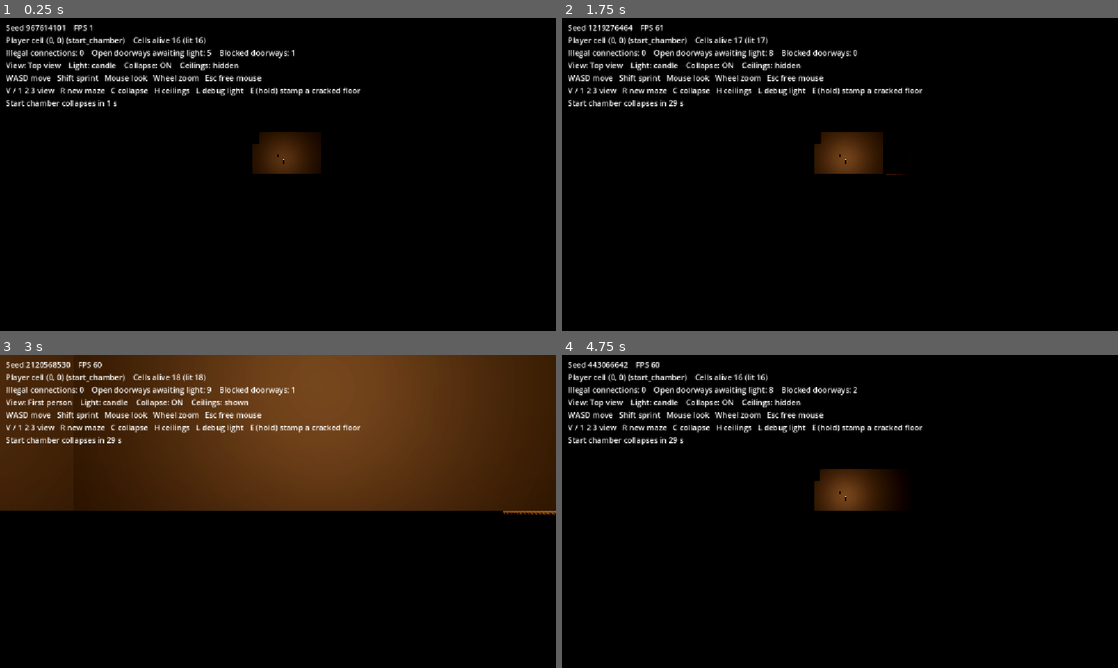
Above: before the commit, frames 1-4 (two rows, left to right).
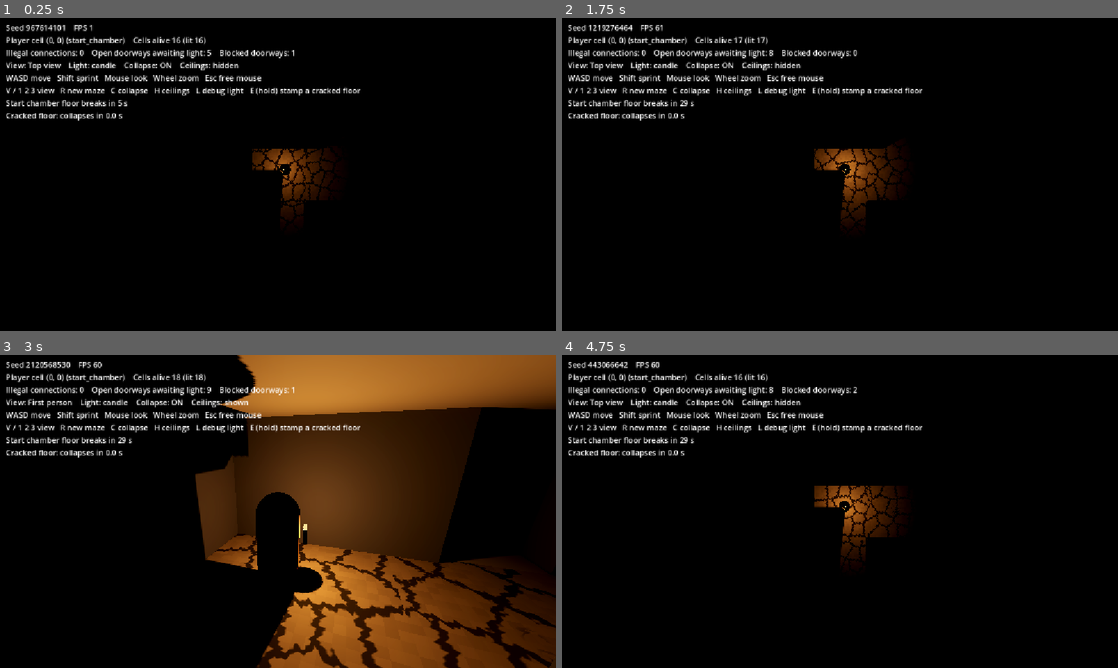
Above: after the commit, the same moments.

Repository: BrianA1995/Ember_and_Bone
Game: Godot game, scene res://debug/start_collapse_test.tscn
Two runs of this game, one before a commit and one after it. Both use one fixed random seed, a clock stepped at 60 frames per second and the inputs below. This scene is started directly instead of the project's main scene.
Inputs (mouse positions are in pixels of both pictures, inside the frame that each line leads up to):
- Up to frame 1 (0.25 s): no input
- Up to frame 2 (1.75 s): tap Enter at 0.5 s; move the mouse to (962, 158) at 0.52 s; hold D (move_right) 0.53-1.25 s; tap R at 0.6 s; click (962, 158) at 0.67 s; tap Space at 1.25 s; drag from (728, 190) to (812, 237) at 1.27 s
- Up to frame 3 (3 s): tap Enter at 2 s; move the mouse to (333, 442) at 2.02 s; hold D (move_right) 2.03-2.78 s; hold 3 (camera_first) 2.03-2.78 s; tap R at 2.3 s; tap Space at 2.75 s; move the mouse to (272, 517) at 2.77 s; hold W (move_forward) from 2.78 s (still down); tap 2 (camera_third) at 2.85 s; click (272, 517) at 2.92 s
- Up to frame 4 (4.75 s): tap R at 3.05, 3.8 s; move the mouse to (878, 514) at 3.52 s; hold 1 (camera_top) 3.53-4.25 s; release W (move_forward) at 4.25 s; tap Enter at 4.25 s; drag from (673, 464) to (756, 433) at 4.27 s

The runs differ from the first frame. In frame 1, 2.5% of the frame differs, in the area x 1-60%, y 26-65%; in frame 2, 2.9%; in frame 3, 65%, in the area x 0-100%, y 0-100%; in frame 4, 2.9%.
Error before the commit: Invalid type in function '_cracked' in base 'Node (start_collapse_test.gd)'. The Object-derived class of argument 1 (previously freed) is not a subclass of the…
Error after the commit: Invalid type in function '_spread' in base 'Node (start_collapse_test.gd)'. The Object-derived class of argument 1 (previously freed) is not a subclass of the …

Commit message:
Start floor cracked from the start, breaks when cracks finish; falls land in a new room
Remove the cracked-floor shake. The start chamber floor is cracked at the start, the cracks
spread over 30 s and the whole floor drops. A body that falls now wakes in a safe plain room
far away instead of back in the start room.

Co-Authored-By: Claude Sonnet 5.5 <noreply@anthropic.com>

Diff:
--- a/debug/debug_overlay.gd
+++ b/debug/debug_overlay.gd
@@ -67,15 +67,13 @@
 		"V / 1 2 3 view   R new maze   C collapse   H ceilings   L debug light   E (hold) stamp a cracked floor",
 	]
 	var start := _manager.start_collapse
-	if start and start.phase == StartCollapse.Phase.WAITING:
-		lines.append("Start chamber collapses in %.0f s" % start.seconds_left())
-	elif start and start.phase != StartCollapse.Phase.DONE:
-		lines.append("THE START CHAMBER IS COLLAPSING")
+	if start and start.phase == StartCollapse.Phase.SPREADING:
+		lines.append("Start chamber floor breaks in %.0f s" % start.seconds_left())
 	var floor_line := _floor_line(player)
 	if not floor_line.is_empty():
 		lines.append(floor_line)
 	if _fell_message_left > 0.0:
-		lines.append("YOU FELL: the floor gave way. Back to the start.")
+		lines.append("YOU FELL: the floor gave way. You wake somewhere else.")
 	if not report.problems.is_empty():
 		lines.append("PROBLEM: " + report.problems[0])
 	return lines
--- a/debug/start_collapse_test.gd
+++ b/debug/start_collapse_test.gd
@@ -1,10 +1,11 @@
 extends Node
-## Plays the real game scene and checks that the start chamber's floor gives way on time:
-## plain floor before the delay, cracks across every tile, then every tile gone, and that
-## a new maze starts the countdown again.
+## Plays the real game scene and checks the start chamber: its floor is cracked from the
+## start, the cracks spread over the delay (standing on it changes nothing), the whole floor
+## then drops at once, a new maze starts the countdown again, and a body that falls lands in
+## a safe new room far away.
 ## Run debug/start_collapse_test.tscn and read the output for "START COLLAPSE TEST".
 
-const DELAY := 1.0
+const DELAY := 5.0
 
 var _failures := 0
 
@@ -14,29 +15,58 @@
 	add_child(game)
 	await get_tree().physics_frame
 	var manager: MazeManager = game.get_node("MazeManager")
-	# The player only stands in for the light; it must not fall or crack anything.
+	# The player stands in the room (and so is a body a tile could react to), but its own
+	# physics are off so it stays put and can't fall.
 	var player: Player = game.get_node("Player")
-	player.remove_from_group("players")
 	player.set_physics_process(false)
 	manager.start_collapse.delay = DELAY
 	await _wait(0.3)
 	var room := manager.view.room_at(Vector2i.ZERO)
 	_check("the start room has eight floor tiles", _tiles(room).size() == 8, "%d" % _tiles(room).size())
-	_check("they are plain floor at first", _cracked(room).is_empty(), "%d cracked" % _cracked(room).size())
+	_check("the floor is cracked from the start", _cracked(room).size() == 8, "%d cracked" % _cracked(room).size())
+	_check("and none has dropped", _gone(room) == 0, "%d gone" % _gone(room))
 	_check("the overlay can read the time left", manager.start_collapse.seconds_left() > 0.0, "")
-	await _wait(DELAY + 1.5)
-	_check("then every tile is cracked", _cracked(room).size() == 8, "%d cracked" % _cracked(room).size())
-	_check("and none has dropped yet", _gone(room) == 0, "%d gone" % _gone(room))
-	await _wait(0.5 * 8 + 1.5)
-	_check("then every tile has dropped", _gone(room) == 8, "%d gone" % _gone(room))
+	await _wait(DELAY * 0.5)
+	var spread := _spread(room)
+	_check("halfway, the cracks are about halfway across", absf(spread - 0.5) < 0.15, "%.2f" % spread)
+	_check("standing on the floor for longer than a normal tile allows breaks nothing", _gone(room) == 0, "%d gone" % _gone(room))
+	await _wait(DELAY * 0.5 + 0.5)
+	_check("then every tile drops", _gone(room) == 8, "%d gone" % _gone(room))
 	_check("and the countdown is done", manager.start_collapse.phase == StartCollapse.Phase.DONE, "")
+	# Now the floor is gone: the body falls, and wakes somewhere else.
+	player.set_physics_process(true)
+	await _wait(5.0)
+	var cell := RoomDefs.world_to_cell(player.global_position)
+	_check("a body that falls wakes far from the start room", maxi(absi(cell.x), absi(cell.y)) >= manager.landing_distance - 1, "now in cell %s" % cell)
+	_check("standing on the floor of its new room", absf(player.global_position.y - 0.8) < 0.05 and not player.get("_falling"), "height %.2f" % player.global_position.y)
+	await _landing_is_safe_and_far(manager)
 	manager.restart()
 	await _wait(0.3)
 	var fresh := manager.view.room_at(Vector2i.ZERO)
-	_check("a new maze has a new start room with plain floor", fresh != room and _cracked(fresh).is_empty(), "")
-	_check("and the countdown starts again", manager.start_collapse.phase == StartCollapse.Phase.WAITING, "")
+	_check("a new maze has a new start room, cracked and intact", fresh != room and _cracked(fresh).size() == 8 and _gone(fresh) == 0, "")
+	_check("and the countdown starts again", manager.start_collapse.phase == StartCollapse.Phase.SPREADING, "")
 	print("START COLLAPSE TEST: %s" % ("PASS" if _failures == 0 else "FAIL (%d)" % _failures))
 	get_tree().quit(0 if _failures == 0 else 1)
+
+
+## A fall lands the body in a plain, uncracked room, well away from where it fell.
+func _landing_is_safe_and_far(manager: MazeManager) -> void:
+	var bad := 0
+	var near := 0
+	for trial in 20:
+		manager.restart()
+		await _wait(0.1)
+		var from := Vector3(randi_range(-6, 6) * 4.0, 0.0, randi_range(-6, 6) * 4.0)
+		var spot := manager.landing_point(from)
+		var cell := RoomDefs.world_to_cell(spot)
+		var data := manager.grid.get_cell(cell)
+		var distance := maxi(absi(cell.x - RoomDefs.world_to_cell(from).x), absi(cell.y - RoomDefs.world_to_cell(from).y))
+		if data.is_empty() or data.cracked or RoomDefs.is_special(data.piece):
+			bad += 1
+		if distance < manager.landing_distance - 1:
+			near += 1
+	_check("a landing room is always a plain, uncracked room", bad == 0, "%d of 20 were not" % bad)
+	_check("and well away from where the body fell", near == 0, "%d of 20 were close" % near)
 
 
 func _tiles(room: Node3D) -> Array[Node]:
@@ -51,6 +81,11 @@
 	return _cracked(room).filter(func(tile: Node) -> bool: return not (tile as CrackedFloor).is_intact()).size()
 
 
+func _spread(room: Node3D) -> float:
+	var tile := _cracked(room)[0] as CrackedFloor
+	return tile.crack_spread()
+
+
 func _wait(seconds: float) -> void:
 	for i in roundi(seconds * Engine.physics_ticks_per_second):
 		await get_tree().physics_frame
--- a/hazards/cracked_floor.gd
+++ b/hazards/cracked_floor.gd
@@ -12,8 +12,8 @@
 ## "Standing on" means the middle of the body is over the tile. Merely being close beside it,
 ## or having the candle held out over it, does not count.
 ##
-## The tell is visual: the cracks (drawn by hazards/cracked_floor.gdshader) and a slight
-## shake of the tile as it fails. There is no colour cue.
+## The tell is visual: the cracks (drawn by hazards/cracked_floor.gdshader). There is no shake
+## and no colour cue; the tile simply breaks once the cracks have covered it.
 ##
 ## Scene layout (hazards/cracked_floor.tscn): Mesh and Collision. Bodies in the "players"
 ## group are the ones that can stand on it.
@@ -24,8 +24,6 @@
 
 ## Seconds of standing, in total, that bring the tile down.
 @export var warning_time := 3.0
-## Largest random shake of the tile as it fails, in metres.
-@export var shake_strength := 0.015
 ## How far stamping alone can spread the cracks (0 to 1). Less than 1: only standing
 ## brings a tile down by cracking.
 @export var stamp_spread := 0.9
@@ -33,6 +31,8 @@
 @export var pattern_seed := -1.0
 ## A body whose middle is more than this far above the tile (metres) isn't standing on it.
 @export var stand_height := 2.0
+## Off for a floor that only breaks on a schedule (the start chamber): standing on it does nothing.
+@export var breaks_when_stood_on := true
 
 var state := State.INTACT
 
@@ -41,8 +41,6 @@
 var _stand_total := 0.0
 var _spread := 0.0
 var _spread_origin := Vector2.ZERO
-var _stamp := 0.0
-var _mesh_rest := Vector3.ZERO
 
 @onready var _mesh: MeshInstance3D = $Mesh
 @onready var _collision: CollisionShape3D = $Collision
@@ -50,14 +48,13 @@
 
 func _ready() -> void:
 	add_to_group("cracked_floors")
-	_mesh_rest = _mesh.position
 	# Every tile gets its own crack pattern from the one shared material.
 	var pattern := pattern_seed if pattern_seed >= 0.0 else randf() * 100.0
 	_mesh.set_instance_shader_parameter(&"pattern_seed", pattern)
 
 
 func _physics_process(delta: float) -> void:
-	if state == State.COLLAPSED:
+	if state == State.COLLAPSED or not breaks_when_stood_on:
 		return
 	var standing := _bodies_standing_on_it()
 	_occupied = not standing.is_empty()
@@ -77,8 +74,6 @@
 		return
 	_mesh.set_instance_shader_parameter(&"spread", _spread)
 	_mesh.set_instance_shader_parameter(&"spread_origin", _spread_origin)
-	var shake := shake_strength * _stress()
-	_mesh.position = _mesh_rest + Vector3(randf_range(-shake, shake), 0.0, randf_range(-shake, shake))
 
 
 ## Collapses the tile now.
@@ -91,9 +86,8 @@
 ## far through the stamp it is) and `source` is where the stamper stands: the cracks spread
 ## in from there. The cracks stay when the stamping stops.
 func set_stamping(amount: float, source := Vector3.INF) -> void:
-	_stamp = clampf(amount, 0.0, 1.0)
-	if _stamp > 0.0 and source != Vector3.INF:
-		spread_cracks(source, _stamp * stamp_spread)
+	if amount > 0.0 and source != Vector3.INF:
+		spread_cracks(source, clampf(amount, 0.0, 1.0) * stamp_spread)
 
 
 ## Spreads the cracks out from a world position until they cover `amount` (0 to 1) of the
@@ -137,13 +131,6 @@
 	return standing
 
 
-## How hard the tile is failing, 0 to 1: how much of the standing time is used up while
-## someone is on it, or the stamping if that is more. Zero once they step off.
-func _stress() -> float:
-	var standing := _stand_total / warning_time if state == State.ARMED and _occupied else 0.0
-	return clampf(maxf(standing, _stamp * stamp_spread), 0.0, 1.0)
-
-
 func _collapse() -> void:
 	state = State.COLLAPSED
 	_collision.set_deferred(&"disabled", true)
--- a/maze/maze_grid.gd
+++ b/maze/maze_grid.gd
@@ -138,6 +138,23 @@
 			return false
 		return generate_cell(cell)
 	return _place(cell, pool)
+
+
+## Builds a safe place to land in an empty cell: an ordinary corridor room, never a special
+## room and never a cracked floor. It has no connection to anything yet; the light builds the
+## maze outward from it. False if the cell can't take one.
+func generate_landing(cell: Vector2i) -> bool:
+	if _cells.has(cell) or not in_bounds(cell):
+		return false
+	var pool: Array[Dictionary] = []
+	for variant in candidates(cell, false, false):
+		if not RoomDefs.is_special(variant.piece):
+			pool.append(variant)
+	var saved := crack_chance
+	crack_chance = 0.0
+	var placed := _place(cell, pool)
+	crack_chance = saved
+	return placed
 
 
 ## Rolls a legal room for an empty cell (dead ends allowed). False if nothing fits.
--- a/maze/maze_manager.gd
+++ b/maze/maze_manager.gd
@@ -23,6 +23,10 @@
 @export_range(0.0, 2.0, 0.1) var junction_boost := 0.5
 ## Optional piece -> weight overrides, e.g. {&"corner": 2.0}.
 @export var weights: Dictionary = {}
+## A body that falls lands at least this many cells from where it fell (less if there is no room).
+@export var landing_distance := 6
+## Landing rooms stay this many cells inside the edge of the maze.
+@export var landing_margin := 2
 ## Seconds into the run before the start room's floor gives way. 0 or less: it never does.
 @export var start_collapse_delay := 30.0
 @export_group("Collapse")
@@ -89,6 +93,35 @@
 			node.reset_position()
 
 
+## Where a body that fell ends up: the middle of a new room well away from where it was. The
+## room is built here and now; the maze grows out from it as the light reaches, and the old
+## part of the maze goes dark and collapses behind.
+func landing_point(from: Vector3) -> Vector3:
+	var here := RoomDefs.world_to_cell(from)
+	var inner := grid.bounds.grow(-landing_margin)
+	var far: Array[Vector2i] = []
+	for distance in range(landing_distance, -1, -2):
+		for x in range(inner.position.x, inner.end.x):
+			for y in range(inner.position.y, inner.end.y):
+				var cell := Vector2i(x, y)
+				if maxi(absi(x - here.x), absi(y - here.y)) >= distance and not grid.has_cell(cell):
+					far.append(cell)
+		if not far.is_empty():
+			break
+	far.shuffle()
+	# The room appears fully built: the body lands in it, and a floor rising through it would
+	# shove it around (or drop it again).
+	var rise := view.rise_time
+	view.rise_time = 0.0
+	var spot := from
+	for cell in far:
+		if grid.generate_landing(cell):
+			spot = RoomDefs.cell_to_world(cell)
+			break
+	view.rise_time = rise
+	return spot
+
+
 func set_collapse_enabled(value: bool) -> void:
 	collapse_enabled = value
 	if reveal:
--- a/maze/start_collapse.gd
+++ b/maze/start_collapse.gd
@@ -1,81 +1,58 @@
 class_name StartCollapse
 extends Node
 ## The start chamber gives way (design doc: it collapses about 30 s into the run, forcing
-## everyone out). After `delay` seconds the floor of the room at `cell` cracks all over, then
-## its tiles drop one after another, in random order. What is left is a pit, so anyone still
-## inside has to be gone by then.
+## everyone out). Its floor is cracked from the start; the cracks spread across every tile
+## over `delay` seconds, and the moment they cover the floor, all of it drops. What is left
+## is a pit, so anyone still inside has to be gone by then.
 ##
 ## If the room is already gone when the time comes (everyone left and it collapsed on its
 ## own) there is nothing to do.
 
-signal cracking
 signal finished
 
-enum Phase { WAITING, CRACKING, COLLAPSING, DONE }
+enum Phase { SPREADING, DONE }
 
-## Seconds from the start of the run until the floor begins to crack.
+## Seconds from the start of the run until the floor drops.
 @export var delay := 30.0
-## Seconds the cracks spread across the whole floor before the first tile goes.
-@export var warning_time := 3.0
-## Seconds between one tile dropping and the next.
-@export var tile_interval := 0.5
 
-var phase := Phase.WAITING
+var phase := Phase.DONE
 
-var _view: MazeView
-var _cell := Vector2i.ZERO
 var _clock := 0.0
 var _tiles: Array[Node3D] = []
-var _dropped := 0
 
 
-## Starts the countdown for the room at `cell`.
+## Cracks the floor of the room at `cell` and starts the countdown.
 func start(view: MazeView, cell: Vector2i) -> void:
-	_view = view
-	_cell = cell
 	_clock = 0.0
-	phase = Phase.WAITING
+	_tiles.clear()
+	var room := view.room_at(cell)
+	if room == null:
+		_finish()
+		return
+	_tiles = view.crack_floor(room)
+	for tile in _tiles:
+		(tile as CrackedFloor).breaks_when_stood_on = false
+	phase = Phase.SPREADING
 
 
-## Seconds until the floor starts to crack, or 0 once it has.
+## Seconds until the floor drops, or 0 once it has.
 func seconds_left() -> float:
-	return maxf(delay - _clock, 0.0) if phase == Phase.WAITING else 0.0
+	return maxf(delay - _clock, 0.0) if phase == Phase.SPREADING else 0.0
 
 
 func _physics_process(delta: float) -> void:
+	if phase != Phase.SPREADING:
+		return
 	_clock += delta
-	match phase:
-		Phase.WAITING:
-			if _clock >= delay:
-				_begin_cracking()
-		Phase.CRACKING:
-			var amount := clampf(_clock / warning_time, 0.0, 1.0)
-			for tile in _tiles:
-				if is_instance_valid(tile):
-					(tile as CrackedFloor).set_stamping(amount, tile.global_position)
-			if _clock >= warning_time:
-				phase = Phase.COLLAPSING
-				_clock = 0.0
-		Phase.COLLAPSING:
-			while _dropped < _tiles.size() and _clock >= _dropped * tile_interval:
-				var tile := _tiles[_dropped]
-				if is_instance_valid(tile):
-					(tile as CrackedFloor).collapse_now()
-				_dropped += 1
-			if _dropped >= _tiles.size():
-				_finish()
-
-
-func _begin_cracking() -> void:
-	var room := _view.room_at(_cell)
-	if room == null:
+	var amount := clampf(_clock / delay, 0.0, 1.0)
+	for tile in _tiles:
+		if is_instance_valid(tile):
+			(tile as CrackedFloor).spread_cracks(tile.global_position, amount)
+	if _clock >= delay:
+		for tile in _tiles:
+			if is_instance_valid(tile):
+				(tile as CrackedFloor).collapse_now()
 		_finish()
-		return
-	_tiles = _view.crack_floor(room)
-	_tiles.shuffle()
-	phase = Phase.CRACKING
-	_clock = 0.0
-	cracking.emit()
 
 
 func _finish() -> void:
--- a/player/floor_stamp.gd
+++ b/player/floor_stamp.gd
@@ -2,7 +2,7 @@
 extends Node
 ## Hold the interact key next to a cracked floor tile to stamp it down early (design doc:
 ## "the best way to cut off a chasing Lurker"). It must be a tile you are NOT standing on,
-## within `reach` of your body. While you hold, the tile shakes and its cracks glow; keep
+## within `reach` of your body. While you hold, its cracks spread; keep
 ## holding for `hold_time` and it collapses. Let go early and the effort fades.
 ##
 ## A child of the body that stamps: its parent supplies the position.
--- a/player/player.gd
+++ b/player/player.gd
@@ -47,9 +47,9 @@
 @export var fall_after_ticks := 3
 ## How far below the feet something still counts as holding the body up, in metres.
 @export var support_reach := 0.15
-## Put the body back at the start after a fall. A placeholder until falling has real
-## consequences (design doc: steer to a landing spot, wake far from your team). With this off
-## the body is simply frozen once it has fallen.
+## Wake the body in a new room far from where it fell after a fall (the maze builds one). A
+## placeholder until falling has real consequences (design doc: steer to a landing spot).
+## With this off the body is simply frozen once it has fallen.
 @export var respawn_after_fall := true
 ## Seconds after spawning during which the floor is trusted to be there, so a floor that
 ## was only just built can't be mistaken for a pit.
@@ -196,11 +196,24 @@
 	global_position.y = _stand_height
 
 
+## Wakes the body in a new room far from where it fell (the maze builds one), or back at the
+## start if there is no maze to ask.
+func _land_somewhere_new() -> void:
+	var manager := get_tree().get_first_node_in_group("maze_manager") as MazeManager
+	if manager == null:
+		reset_position()
+		return
+	var spot := manager.landing_point(global_position)
+	reset_position()
+	global_position = Vector3(spot.x, _stand_height, spot.z)
+	reset_physics_interpolation()
+
+
 func _land_in_the_void() -> void:
 	_falling = false
 	fell.emit()
 	if respawn_after_fall:
-		reset_position()
+		_land_somewhere_new()
 	else:
 		set_physics_process(false)
 
